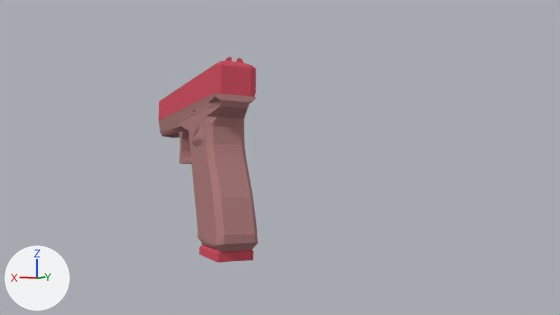
What one commit did to the Blender file Glock_20___1.0.blend.
The view is the same before and after, from the file's camera 'Camera'. Lighting does not change. The marker at lower left points along +X, +Y and +Z.

The older version as bpy lines, for what is in view:
```python
mat_body = diffuse_material('Body')
mat_body.base_color = (0.429, 0.209, 0.209)  # brown #af7e7e
mat_material = diffuse_material('Material')
mat_material.base_color = (0.662, 0.0946, 0.136)  # red #d45767
me_cube = bpy.data.meshes.new('Cube')
me_cube.from_pydata(...)  # 643 vertices, 580 faces; spans x -0.84..0.85, y -3.37..6.15, z -2.76..9.87
# faces by material slot: [162, 354, 64]
me_cube.materials.append(mat_material)  # red #d45767
me_cube.materials.append(mat_body)  # brown #af7e7e
me_cube.materials.append(mat_barrel)  # brown #754657
ob_glock_20 = bpy.data.objects.new('Glock_20', me_cube)
ob_glock_20.location = (0.0, -0.88, 2.62)
ob_glock_20.rotation_euler = (1.571, 0.0, 0.0)  # degrees (90, 0, 0)
ob_glock_20.scale = (1.01, 0.775, 0.809)
```
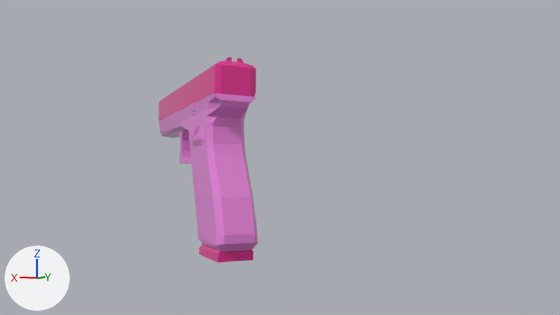
Location of each change, (x1, y1, x2, y2) in pixels of the pictures (560 x 315 px):
'Glock_20', recoloured (brown to pink): (158, 57, 258, 263) in both

Patch to the scene script:
```diff
--- a/Glock_20___1.0.blend.py
+++ b/Glock_20___1.0.blend.py
@@ mat_material @@
-mat_material = diffuse_material('Material')
-mat_material.base_color = (0.662, 0.0946, 0.136)  # red #d55767
+mat_material = principled_material('Material')
+mat_material.base_color = (0.8, 0.0349, 0.299)  # pink #e73495
+mat_material.roughness = 0.0
@@ mat_body @@
-mat_body = diffuse_material('Body')
-mat_body.base_color = (0.429, 0.209, 0.209)  # brown #af7e7e
+mat_body = principled_material('Body')
+mat_body.base_color = (0.8, 0.232, 0.693)  # pink #e784d9
+mat_body.roughness = 0.0
```
